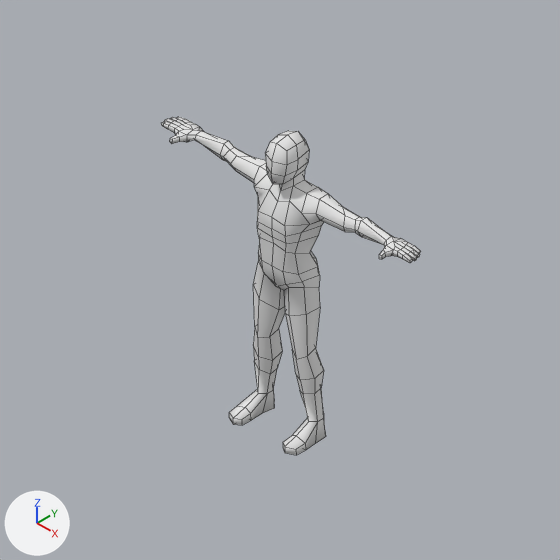
What one commit did to the Blender file assets/images/human/player.blend.
Rendered twice from the file's camera 'Camera'. Lighting does not change. The marker at lower left points along +X, +Y and +Z. Mesh edges are drawn as thin lines.

In view in the first picture: 'HumanMale'.
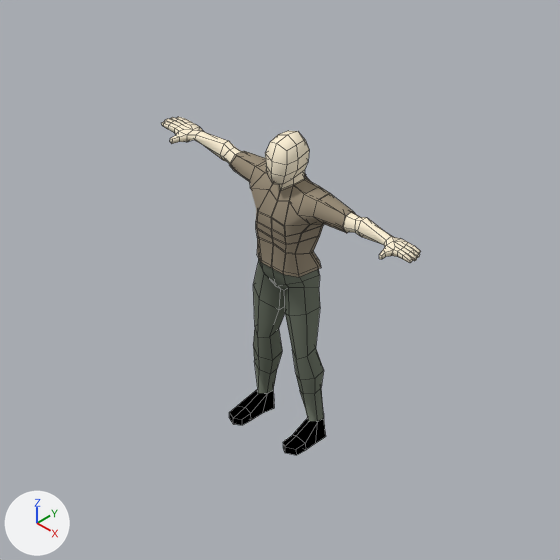
Pixel boxes [x1, y1, x2, y2] of what changed, in the pictures (560 x 560 px):
```json
{"object": "Shirt", "change": "added", "after": [230, 151, 356, 277], "on screen": "brown"}
{"part": 1, "of": "me_mehumanmale_001", "change": "recoloured", "before": [162, 117, 421, 275], "after": [162, 117, 421, 263]}
{"part": 2, "of": "me_mehumanmale_001", "change": "recoloured", "before": [253, 258, 324, 422], "after": [253, 258, 324, 422]}
{"part": 3, "of": "me_mehumanmale_001", "change": "recoloured", "before": [229, 389, 326, 455], "after": [229, 389, 326, 455], "on screen": "white to black"}
```

The change, as JSON lines over the scene's bpy script:
```json
{"op": "add", "block": "mat_material_004", "code": ["mat_material_004 = diffuse_material('Material.004')", "mat_material_004.base_color = (0.0, 0.0, 0.0)  # black #000000"]}
{"op": "add", "block": "mat_material_003", "code": ["mat_material_003 = diffuse_material('Material.003')", "mat_material_003.base_color = (1.0, 0.895, 0.688)  # white #fff3d8"]}
{"op": "add", "block": "mat_material", "code": ["mat_material = diffuse_material('Material')", "mat_material.base_color = (0.163, 0.187, 0.144)  # grey #70786a"]}
{"op": "add", "block": "mat_material_002", "code": ["mat_material_002 = diffuse_material('Material.002')", "mat_material_002.base_color = (0.32, 0.268, 0.195)  # brown #998d7a"]}
{"block": "me_mehumanmale_001", "where": "me_mehumanmale_001.from_pydata(...)  # 410 vertices, 408 faces; spans x -0.94..0.94, y -0.18..0.19, z -0.98..0.89"}
{"block": "me_mehumanmale_001", "where": "# used by ob_humanmale; location = (0.0, 0.0, 0.988)"}
{"block": "me_mehumanmale_001", "change": "me_mehumanmale_001 part 1: all 286 faces centred in x -0.93..0.93, y -0.09..0.17, z 0.1..0.86 switch from mat_material_001 (white #e7e7e7) to mat_material_003 (white #fff3d8)"}
{"block": "me_mehumanmale_001", "change": "me_mehumanmale_001 part 2: all 82 faces centred in x -0.23..0.23, y -0.07..0.16, z -0.79..0.05 switch from mat_material_001 (white #e7e7e7) to mat_material (grey #70786a)"}
{"block": "me_mehumanmale_001", "change": "me_mehumanmale_001 part 3: all 40 faces centred in x -0.25..0.25, y -0.16..0.11, z -0.98..-0.9 switch from mat_material_001 (white #e7e7e7) to mat_material_004 (black #000000)"}
{"op": "add", "block": "me_mehumanmale_002", "code": ["me_mehumanmale_002 = bpy.data.meshes.new('meHumanMale.002')", "me_mehumanmale_002.from_pydata(...)  # 106 vertices, 90 faces; spans x -0.423..0.423, y -0.102..0.195, z 0.034..0.602", "me_mehumanmale_002.polygons.foreach_set('use_smooth', [True] * 90)", "me_mehumanmale_002.materials.append(mat_material_002)  # brown #998d7a"]}
{"op": "add", "block": "ob_shirt", "code": ["ob_shirt = bpy.data.objects.new('Shirt', me_mehumanmale_002)", "ob_shirt.location = (0.0, 0.0, 0.988)"]}
```
